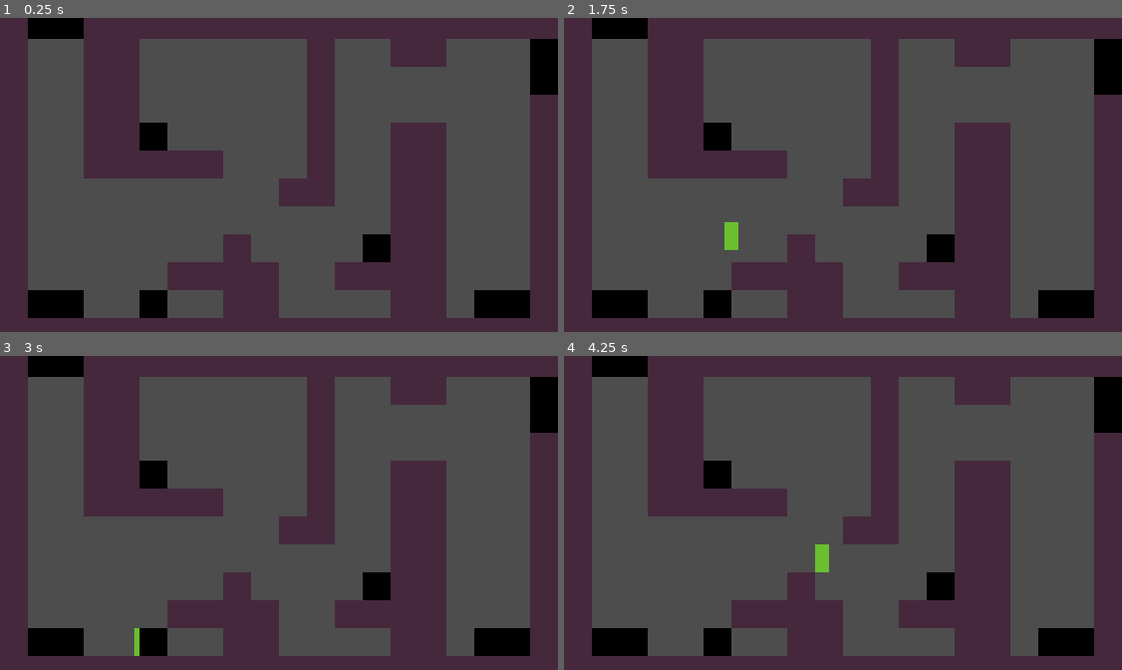
Above: before the commit, frames 1-4 (two rows, left to right).
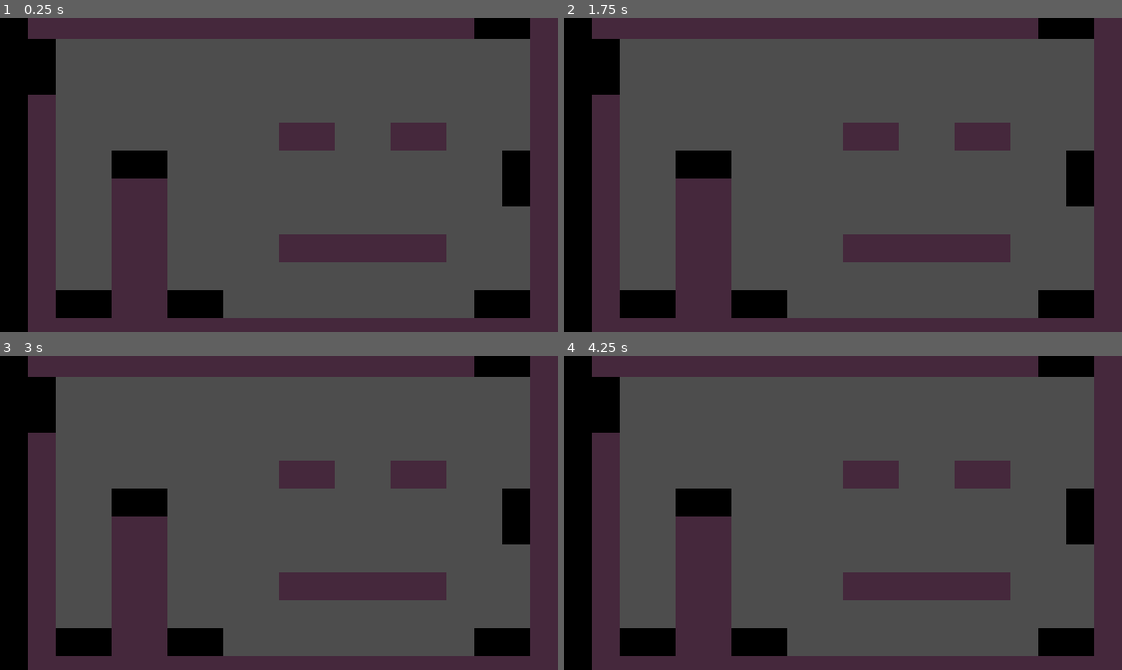
Above: after the commit, the same moments.

Repository: Miyuru-Shalitha/EscapeFromRoom
Game: Godot game, scene res://scenes/main.tscn
Two runs of this game, one before a commit and one after it. Both use one fixed random seed, a clock stepped at 60 frames per second and the inputs below.
Inputs:
- Up to frame 1 (0.25 s): no input
- Up to frame 2 (1.75 s): tap Enter at 0.5 s; hold D (right) from 0.53 s (still down); tap Space (jump) at 0.77, 1.52 s
- Up to frame 3 (3 s): release D (right) at 2.03 s; hold A (left) 2.03-2.78 s; hold D (right) from 2.78 s (still down)
- Up to frame 4 (4.25 s): keep holding D (right); tap Space (jump) at 3.02, 3.77 s

The runs differ from the first frame. In frame 1, 39% of the frame differs, in the area x 0-100%, y 0-100%; in frame 2, 39%; in frame 3, 39%; in frame 4, 39%.

Commit message:
Add block level for level 4

Diff:
--- a/scenes/main.tscn
+++ b/scenes/main.tscn
@@ -12,7 +12,7 @@
 texture_filter = 1
 tile_set = ExtResource("1_rlqdf")
 format = 2
-layer_0/tile_data = PackedInt32Array(0, 65541, 0, 3, 5, 0, 4 …(15947 unchanged characters)… , 0, 1245233, 65541, 0, 983081, 65541, 0)
+layer_0/tile_data = PackedInt32Array(0, 65541, 0, 3, 5, 0, 4 …(15947 unchanged characters)… , 0, 1245233, 65541, 0, 983081, 65541, 0, 1376314, 65541, 0, 1376315, 65541, 0, 1376316, 5, 0, 1310780, 5, 0, 1245244, 5, 0, 1179708, 5, 0, 1114172, 5, 0, 1114173, 5, 0, 1179709, 5, 0, 1310781, 5, 0, 1376317, 5, 0, 1245245, 5, 0, 1376318, 65541, 0, 1376319, 65541, 0, 1376329, 65541, 0, 1376330, 65541, 0, 1114186, 65541, 0, 1048650, 65541, 0, 1048636, 65541, 0, 1048637, 65541, 0, 1245250, 5, 0, 1245251, 5, 0, 1245252, 5, 0, 1245253, 5, 0, 1245254, 5, 0, 1245255, 5, 0, 983106, 5, 0, 983107, 5, 0, 983110, 5, 0, 983111, 5, 0)
 
 [node name="DebugCameras" type="Node" parent="."]
 
Not shown: 1 places in scenes/main.tscn that only renumber resources
